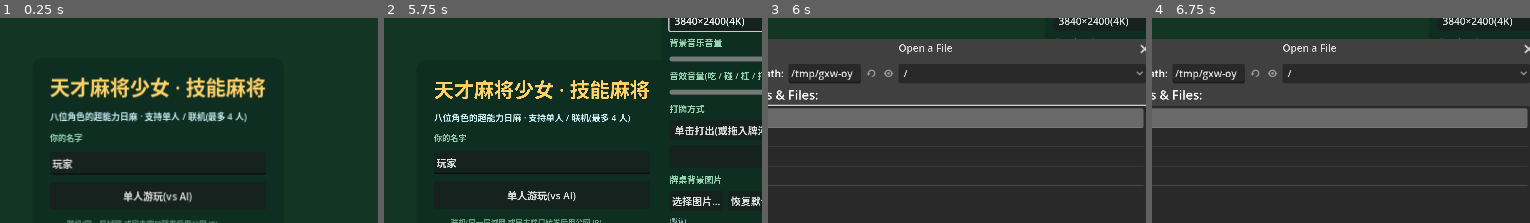
Above: before the commit, frames 1-4 (left to right).
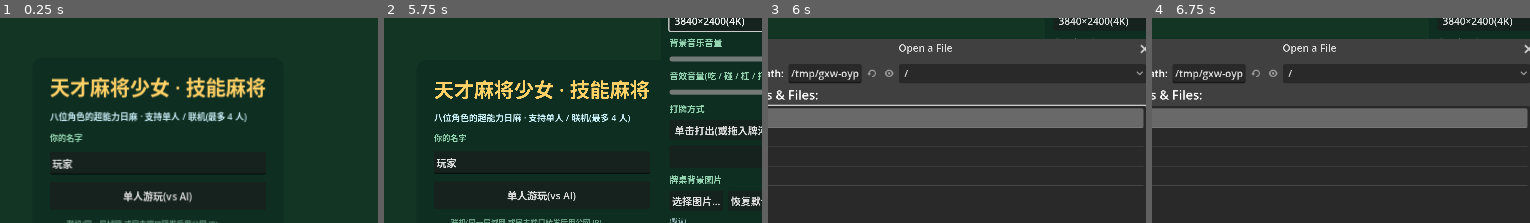
Above: after the commit, the same moments.

Repository: yfh349958021/saki-mahjong-godot
Game: Godot game, scene res://scenes/main.tscn
Two runs of this game, one before a commit and one after it. Both use one fixed random seed, a clock stepped at 60 frames per second and the inputs below.
Inputs (mouse positions are % of the whole screen's width and height, from its top left):
- Up to frame 1 (0.25 s): no input
- Up to frame 2 (5.75 s): click (48, 79) at 0.52 s; type "12" at 0.6 s; click "⚙ 设置" at 1.25 s; click "📊 分析" at 2 s; click "1280×800" at 2.75 s; click "单击打出(或拖入牌河)" at 3.5 s; click "3840×2400(4K)" at 4.25 s; click "单击打出(或拖入牌河)" at 5 s
- Up to frame 3 (6 s): click "选择图片…" at 5.75 s
- Up to frame 4 (6.75 s): click (38, 87) at 6.52 s; type "12" at 6.6 s
The pictures show only the part of the screen within x 27-77%, y 14-64%; the shares and areas given below are measured in that part.

Frames 1-2 are identical in both runs. In frame 3, 0.1% of the frame differs, in the area x 22-38%, y 25-32%; in frame 4, 0.1%.

Commit message:
牌效分析面板:概率纳入角色技能加权
- 面板概率改用与 wall.draw_weighted 一致的加权采样模型:
  玄(宝牌×4)/和(听牌×6·进张×2.5)/衣(河牌流向)的技能权重
  直接决定面板显示的进宝牌/进有效张概率
- 摸牌 kind 在墙中耗尽时的均匀回退也已建模(与实际摸牌一致)
- 铳/被碰维持透视各家真实手牌的精确值

Diff:
--- a/main.gd
+++ b/main.gd
@@ -1342,8 +1342,10 @@
 		_refresh_analysis()
 
 
-## 测试模式·牌效分析:下一摸宝牌/有效张概率,以及手中每张牌打出后的
-## 受入概率、放铳概率(透视各家真实听牌)、被碰概率(透视各家对子)。
+## 测试模式·牌效分析:概率与实际摸牌使用同一套技能加权模型 ——
+##   下一摸进宝牌/进有效张概率按该角色技能改写后的权重计算
+##   (玄=宝牌×4、和=听牌×6/进张×2.5、衣=河牌流向);
+##   铳/被碰为透视各家真实手牌的精确值。
 func _refresh_analysis() -> void:
 	if not _analyze_on or table == null or table.phase == "idle":
 		return
@@ -1354,23 +1356,23 @@
 	var melds := me.melds.size()
 	var counts := me.concealed_counts()
 	var wall_left := maxi(1, table.wall.tiles_left())
-	var dora_left := 0
-	for kind in table.wall.dora_kinds():
-		dora_left += table.wall.remaining_count(kind)
+	var weights := _skill_draw_weights(me)
+	var p_draw := _draw_distribution(weights, wall_left)
+	var dora_p := 0.0
+	var adv_p := 0.0
 	var base := MShanten.for_counts(counts, melds)
-	var adv := 0
-	var adv_walls := 0
 	for kind in MTile.KIND_COUNT:
-		if counts[kind] >= 4:
+		if p_draw[kind] <= 0.0:
 			continue
+		if kind in table.wall.dora_kinds():
+			dora_p += p_draw[kind]
 		counts[kind] += 1
 		if MShanten.for_counts(counts, melds) < base:
-			adv += 1
-			adv_walls += table.wall.remaining_count(kind)
+			adv_p += p_draw[kind]
 		counts[kind] -= 1
+	var skill_note := "(含「%s」加权)" % me.skill.title if (me.skill != null and me.skill.passive_weight and not me.riichi) else ""
 	var lines: Array[String] = []
-	lines.append("下一摸:宝牌 %.1f%%  有效张 %.1f%%" % [
-		100.0 * dora_left / wall_left, 100.0 * adv_walls / wall_left])
+	lines.append("下一摸%s:宝牌 %.1f%%  有效张 %.1f%%" % [skill_note, 100.0 * dora_p, 100.0 * adv_p])
 	var seen := {}
 	for i in me.hand.size():
 		var kind := MTile.kind_of(me.hand[i])
@@ -1379,13 +1381,16 @@
 		seen[kind] = true
 		counts[kind] -= 1
 		var sh := MShanten.for_counts(counts, melds)
-		var acc_w := 0
+		# 打出后的摸牌权重(13 张状态下技能重新生效)
+		var w2 := _skill_draw_weights(me)
+		var p2 := _draw_distribution(w2, wall_left)
+		var acc_p := 0.0
 		for kind2 in MTile.KIND_COUNT:
-			if counts[kind2] >= 4:
+			if p2[kind2] <= 0.0 or counts[kind2] >= 4:
 				continue
 			counts[kind2] += 1
 			if MShanten.for_counts(counts, melds) < sh:
-				acc_w += table.wall.remaining_count(kind2)
+				acc_p += p2[kind2]
 			counts[kind2] -= 1
 		var danger := 0
 		var pon := 0
@@ -1399,14 +1404,46 @@
 			if MYaku.can_win(oc, p.melds.size()):
 				danger += 1
 			oc[kind] -= 1
-		lines.append("%s  向听%d  受入%d张 %.0f%%  铳%.0f%%  被碰%.0f%%" % [
-			MTile.label(kind), sh, acc_w, 100.0 * acc_w / wall_left,
+		lines.append("%s  向听%d  受入 %.0f%%  铳%.0f%%  被碰%.0f%%" % [
+			MTile.label(kind), sh, 100.0 * acc_p,
 			100.0 * danger / 3.0, 100.0 * pon / 3.0])
 		counts[kind] += 1
 	_analyze_label.text = "\n".join(lines)
 
 
-## 技能说明弹窗:点头像显示,再点头像或点弹窗隐藏。
+## 该玩家下一次摸牌的 kind 概率分布:与 wall.draw_weighted 的采样模型一致
+## (按技能权重选 kind;若该 kind 已在墙中耗尽则退化为均匀摸牌)。
+func _skill_draw_weights(player: MPlayer) -> Array:
+	var weights: Array = []
+	weights.resize(MTile.KIND_COUNT)
+	weights.fill(1.0)
+	if player.skill != null and player.skill.passive_weight and not player.riichi:
+		player.skill.modify_draw_weights(table, player, weights)
+	return weights
+
+
+func _draw_distribution(weights: Array, wall_left: int) -> Array:
+	var total := 0.0
+	for k in MTile.KIND_COUNT:
+		total += weights[k]
+	var p: Array = []
+	p.resize(MTile.KIND_COUNT)
+	var fallback := 0.0
+	for k in MTile.KIND_COUNT:
+		var pk: float = weights[k] / total if total > 0 else 0.0
+		if table.wall.remaining_count(k) <= 0:
+			fallback += pk  # 该 kind 已耗尽:选中后退化为均匀摸牌
+			pk = 0.0
+		p[k] = pk
+	if wall_left > 0 and fallback > 0.0:
+		for k in MTile.KIND_COUNT:
+			var avail := table.wall.remaining_count(k)
+			if avail > 0:
+				p[k] += fallback * (float(avail) / wall_left)
+	return p
+
+
+## 技能说明弹窗:点头像显示,再点头像或点弹窗隐藏。## 技能说明弹窗:点头像显示,再点头像或点弹窗隐藏。
 func _toggle_skill_popup(skill: MSkill, near: Vector2) -> void:
 	if _skill_popup != null and is_instance_valid(_skill_popup):
 		if _skill_popup.visible and _skill_popup.get_meta("char_id", "") == skill.id:
--- /dev/null
+++ b/tests/analysis_smoke.gd
@@ -0,0 +1,35 @@
+extends SceneTree
+## 牌效分析加权验证:不同角色技能下面板概率应反映技能影响。
+
+var main
+var frames := 0
+var ran := false
+
+
+func _process(_d: float) -> bool:
+	if ran:
+		return false
+	ran = true
+	main = load("res://main.gd").new()
+	root.add_child(main)
+	main._picked_skill = "kuro"  # 玄:宝牌 ×4
+	main._start_game()
+	main._analyze_on = true
+	main._refresh_analysis()
+	var txt: String = main._analyze_label.text
+	var line1: String = txt.split("\n")[0]
+	print("[a] 玄: ", line1)
+	# 数值验证:直接计算权重分布下的宝牌概率
+	var me = main.table.players[0]
+	var weights: Array = main._skill_draw_weights(me)
+	var p: Array = main._draw_distribution(weights, main.table.wall.tiles_left())
+	var dora_p := 0.0
+	for k in main.table.wall.dora_kinds():
+		dora_p += p[k]
+	var wall_left: int = main.table.wall.tiles_left()
+	var uniform_dora := 0.0
+	for k in main.table.wall.dora_kinds():
+		uniform_dora += main.table.wall.remaining_count(k) * 1.0 / wall_left
+	print("[a] 玄宝牌概率=%.1f%%  均匀=%.1f%%  加权比值≈%.1f" % [dora_p * 100, uniform_dora * 100, dora_p / maxf(uniform_dora, 0.01)])
+	quit(0)
+	return false
